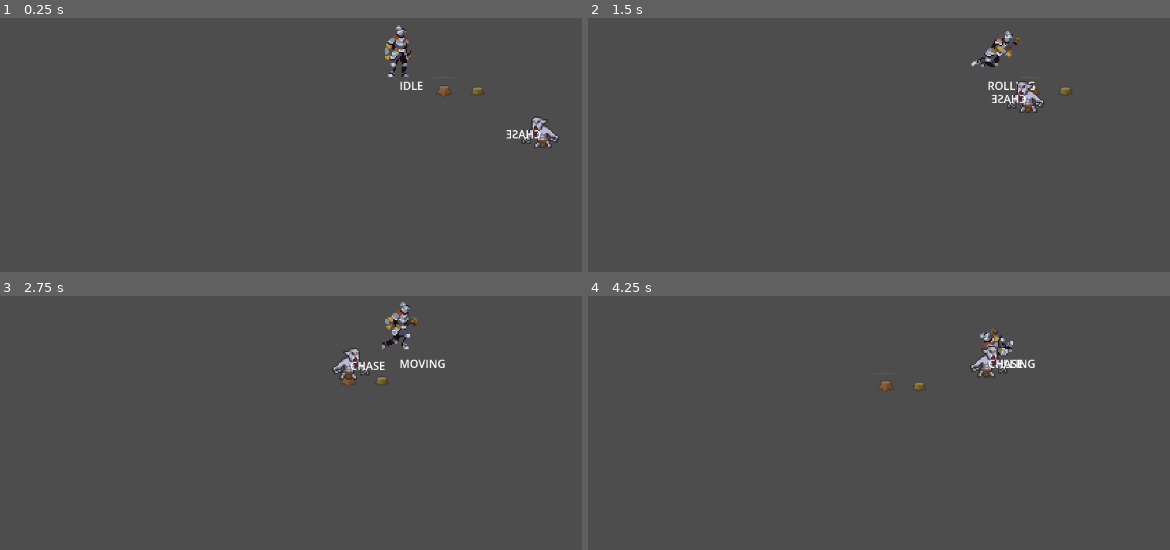
Above: before the commit, frames 1-4 (two rows, left to right).
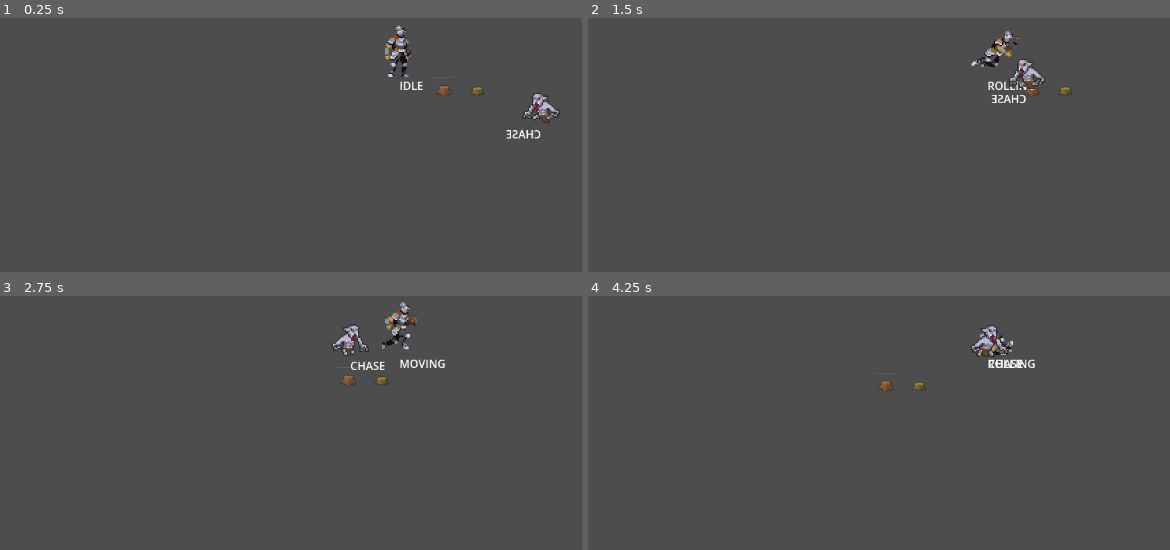
Above: after the commit, the same moments.

Repository: Poipoise/Deadly-Faith
Game: Godot game, scene res://level_1.tscn
The game is run twice, just before and just after one commit, with the same random seed, the same clock (stepped at 60 frames per second) and the same inputs.
Inputs (mouse positions are in pixels of both pictures, inside the frame that each line leads up to):
- Up to frame 1 (0.25 s): no input
- Up to frame 2 (1.5 s): move the mouse to (1164, 56) at 0.52 s; press the mouse at (1164, 56) at 0.53 s; hold D (right) 0.53-1.28 s; move the mouse to (826, 99) at 1.27 s; release the mouse at (826, 99) at 1.28 s; hold S (down) from 1.28 s (still down); tap Space (roll) at 1.35 s
- Up to frame 3 (2.75 s): move the mouse to (outside the picture) at 2.02 s; release S (down) at 2.03 s; hold D (right) from 2.03 s (still down); hold Shift (sprint) from 2.03 s (still down)
- Up to frame 4 (4.25 s): move the mouse to (948, 445) at 2.77 s; release D (right) at 2.78 s; release Shift (sprint) at 2.78 s; hold W (up) 2.78-3.53 s; click (948, 445) at 2.85 s; move the mouse to (outside the picture) at 3.52 s; hold A (left) from 3.53 s (still down); hold Space (roll) from 3.53 s (still down)

The runs differ from the first frame. In frame 1, 0.7% of the frame differs, in the area x 89-97%, y 29-52%; in frame 2, 0.7%; in frame 3, 0.7%; in frame 4, 0.7%.

Commit message:
worked on player

Diff:
--- a/ghoul.tscn
+++ b/ghoul.tscn
@@ -45,6 +45,20 @@
 
 [sub_resource type="Animation" id="Animation_ydbtb"]
 resource_name = "run"
+length = 0.7
+loop_mode = 1
+tracks/0/type = "value"
+tracks/0/imported = false
+tracks/0/enabled = true
+tracks/0/path = NodePath("Sprite2D:frame")
+tracks/0/interp = 1
+tracks/0/loop_wrap = true
+tracks/0/keys = {
+"times": PackedFloat32Array(0, 0.7),
+"transitions": PackedFloat32Array(1, 1),
+"update": 0,
+"values": [8, 16]
+}
 
 [sub_resource type="AnimationLibrary" id="AnimationLibrary_fmgr7"]
 _data = {
@@ -67,6 +81,7 @@
 script = ExtResource("1_co546")
 
 [node name="Sprite2D" type="Sprite2D" parent="."]
+position = Vector2(1, -30)
 scale = Vector2(2, 2)
 texture = ExtResource("1_udybv")
 hframes = 8
